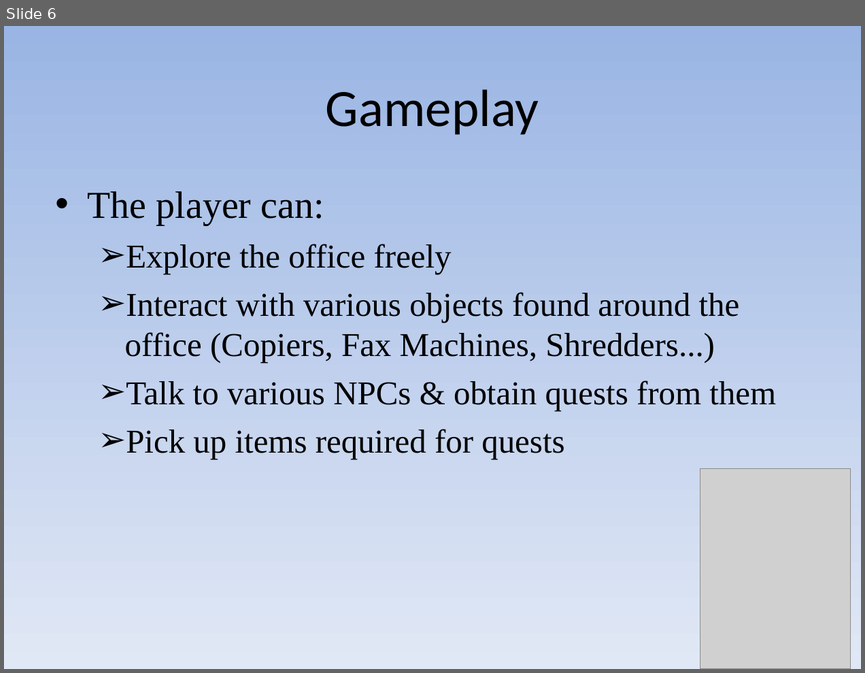
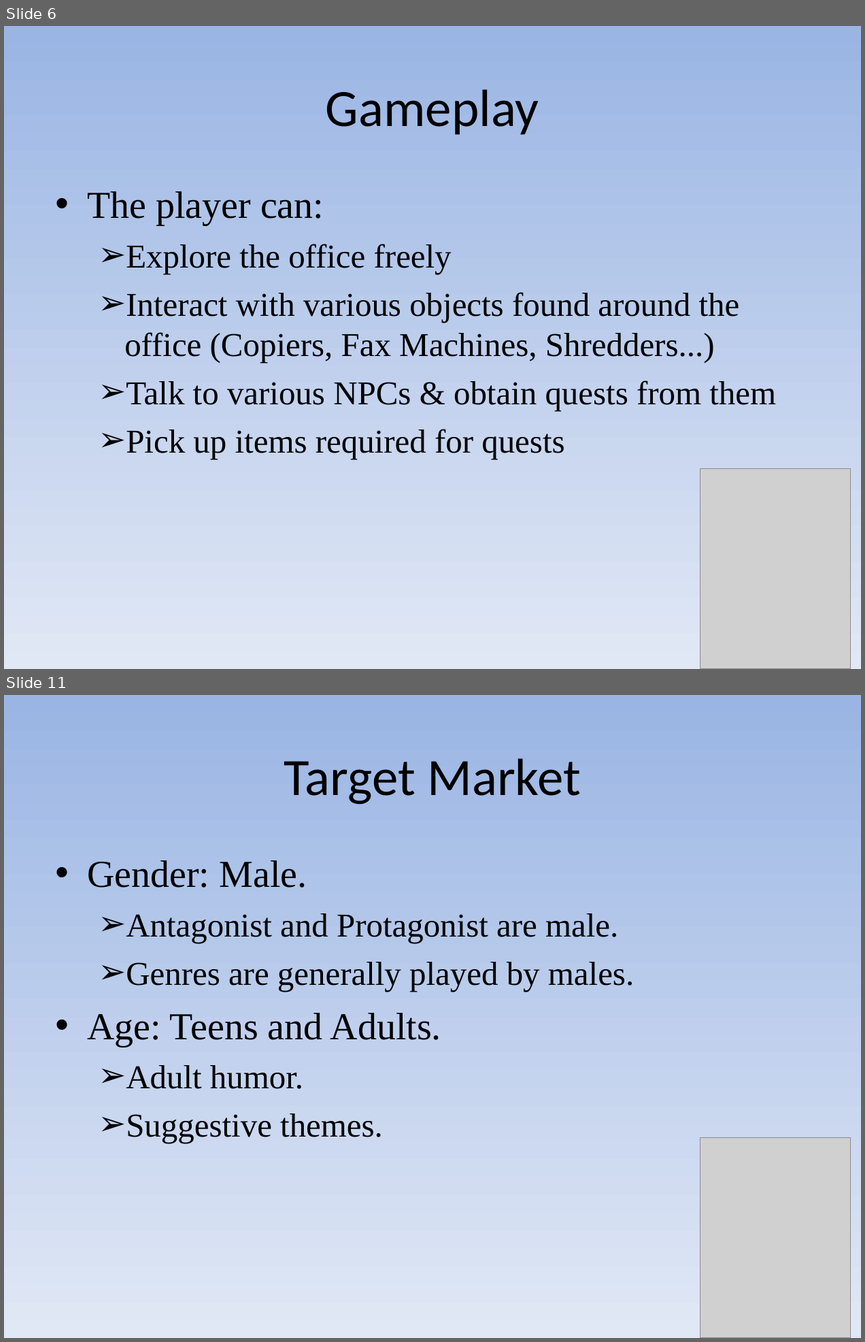
Before and after one commit to w016869e/intern-quest, a slide deck: docs/proposal_show.pps. Shown one above the other, each under a label of ours: slide 6 before the commit, slides 6 and 11 after it; the slides between them are not shown. The pictures are 865x673 and 865x1342 pixels, drawn with LibreOffice and Linux fonts; fonts in the diff are those of the drawing; grey boxes stand for pictures. Boxes give left, top, right and bottom in pixels: in the first picture for what was removed or moved away, otherwise in the second. Text is boxed around its words. In the diff, an @@ line names an element or a change of style, - is before the commit and + after.

```diff
--- a/docs/proposal_show.pps
+++ b/docs/proposal_show.pps
@@ slide 11 added at [4,695,861,1338], background gradient #9AB5E4 to #E1E8F5 @@
@@ text added at [283,758,581,804], 44 pt, text #000000 @@
+Target Market
@@ text added at [87,860,634,1143], 28 pt, text #000000 @@
+• Gender: Male.
+  ➢ Antagonist and Protagonist are male.
+  ➢ Genres are generally played by males.
+• Age: Teens and Adults.
+  ➢ Adult humor.
+  ➢ Suggestive themes.
@@ picture added at [700,1137,851,1338] @@
```
Also in this commit, not shown: 4 other slides changed, 8 other slides added.
